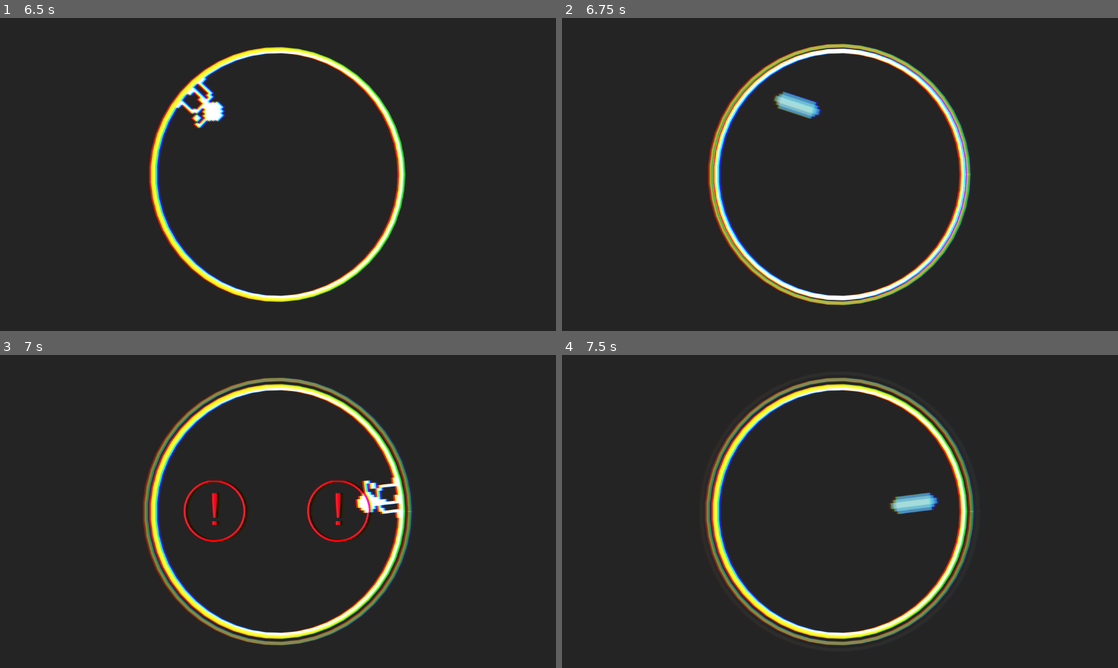
Above: before the commit, frames 1-4 (two rows, left to right).
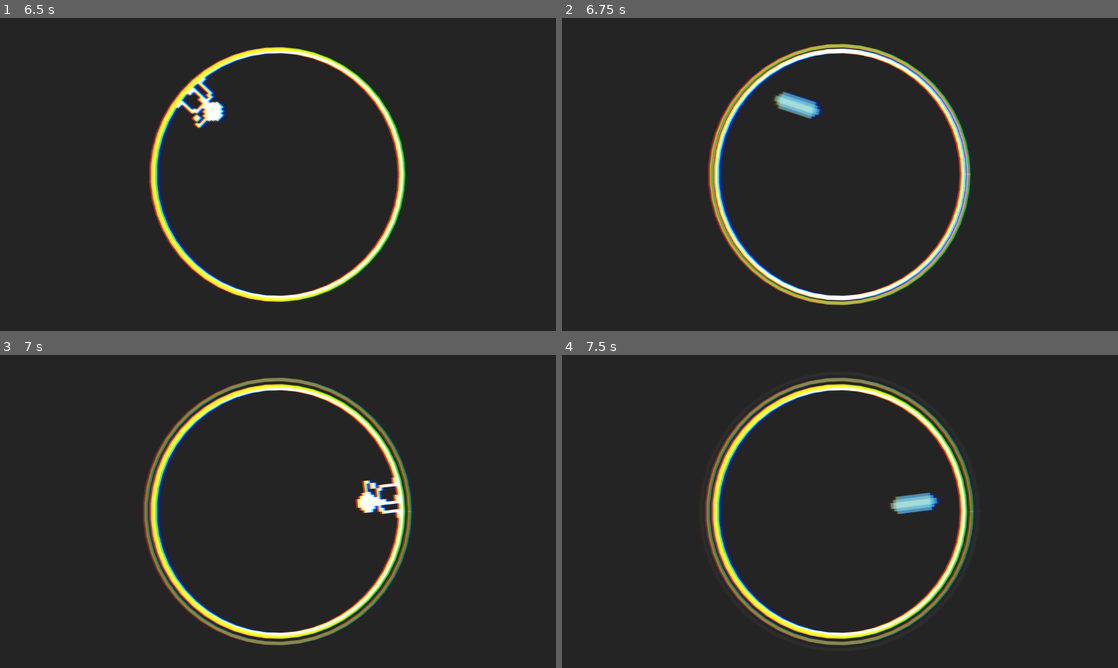
Above: after the commit, the same moments.

Repository: jokw1228/Slay_The_Circle
Game: Godot game, scene res://scenes/rooms/RoomLogo/RoomLogo.tscn
The game is run twice, just before and just after one commit, with the same random seed, the same clock (stepped at 60 frames per second) and the same inputs. Sound files missing from this copy of the repository are replaced by a short silence.
Inputs (mouse positions are in pixels of both pictures, inside the frame that each line leads up to):
- Up to frame 1 (6.5 s): tap Enter at 0.5, 5.75 s; move the mouse to (400, 158) at 0.52 s; click (400, 158) at 0.67 s; move the mouse to (166, 190) at 1.27 s; click (166, 190) at 1.42 s; tap Space at 2 s; move the mouse to (333, 105) at 2.02 s; click (333, 105) at 2.17 s; move the mouse to (250, 237) at 2.77 s; click (250, 237) at 2.92 s; move the mouse to (444, 221) at 3.52 s; click (444, 221) at 3.67 s; move the mouse to (111, 127) at 4.27 s; click (111, 127) at 4.42 s; move the mouse to (305, 174) at 5.02 s; click (305, 174) at 5.17 s; move the mouse to (194, 96) at 5.77 s; click (194, 96) at 5.92 s
- Up to frame 2 (6.75 s): move the mouse to (962, 158) at 6.52 s; click (962, 158) at 6.67 s
- Up to frame 3 (7 s): no input
- Up to frame 4 (7.5 s): move the mouse to (728, 527) at 7.27 s; click (728, 527) at 7.42 s

Frames 1-2 are identical in both runs. In frame 3, 1.2% of the frame differs, in the area x 33-67%, y 40-60%; in frame 4, nothing differs.

Commit message:
경고 깜빡임 코드 정상화

Diff:
--- a/scenes/warnings/Warning.gd
+++ b/scenes/warnings/Warning.gd
@@ -17,7 +17,7 @@
 	if timer:
 		elapsed_time += delta
 
-	if elapsed_time < 1.0:
+	if warningtime - elapsed_time > 1.0:
 		if int(elapsed_time * 10) % 2 == 1:
 			warning_visible()
 		else:
